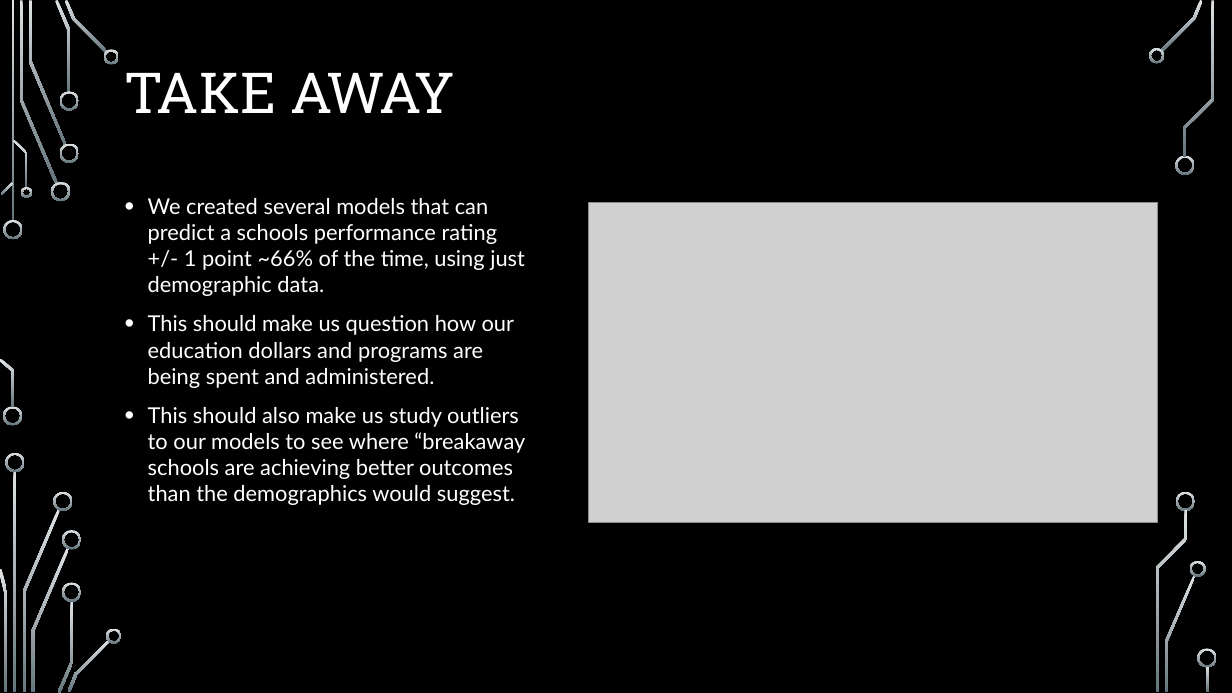
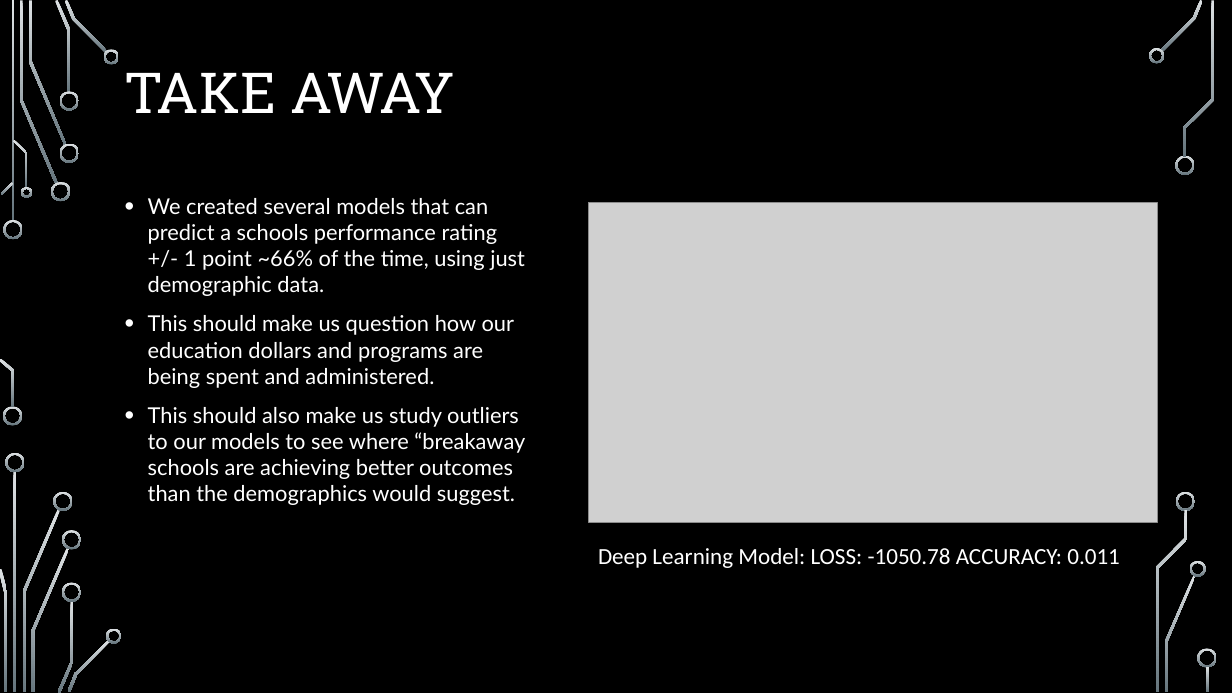
Before and after one commit to pkorat/ML-School-Rating-Prediction-Model, a slide deck: slide 11 of Final_Presentation_4.1.pptx. Drawn at 1232x693 pixels with LibreOffice and Linux fonts; fonts in the diff are those of the drawing; grey boxes stand for pictures; background and template pictures are left out. Boxes give left, top, right and bottom in pixels: in the first picture for what was removed or moved away, otherwise in the second. Text is boxed around its words. In the diff, an @@ line names an element or a change of style, - is before the commit and + after.

Commit message:
updated presentation

```diff
--- a/Final_Presentation_4.1.pptx
+++ b/Final_Presentation_4.1.pptx
@@ text added at (598, 548, 1120, 568), 18 pt, text #FFFFFF @@
+Deep Learning Model: LOSS: -1050.78 ACCURACY: 0.011
```
Also in this commit, not shown: 1 other slide changed.
